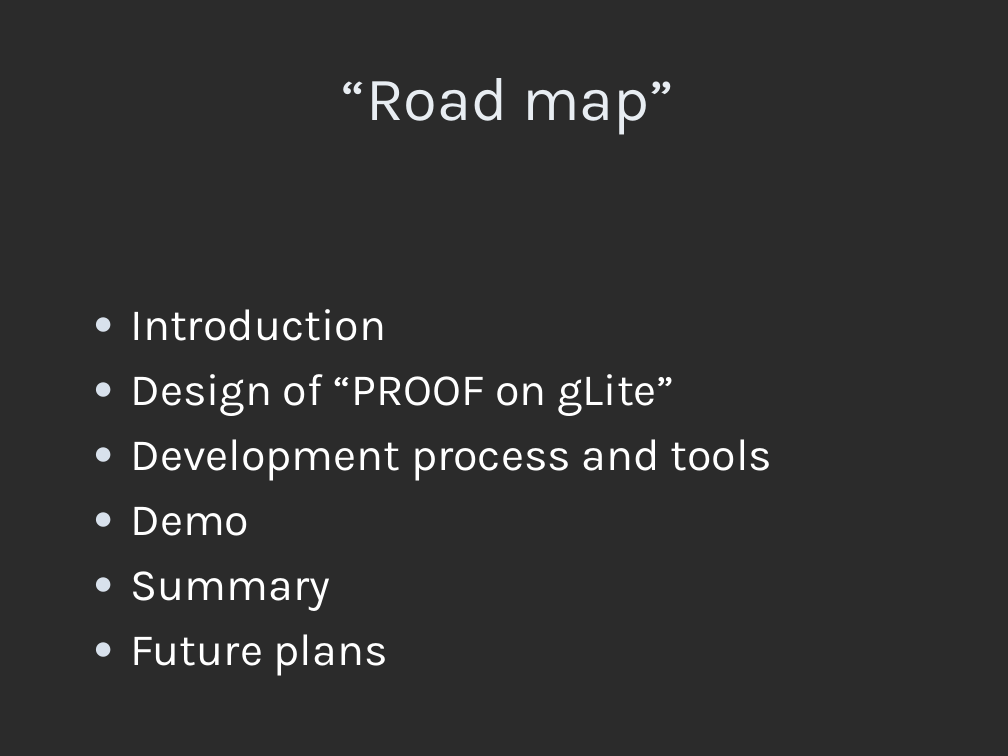
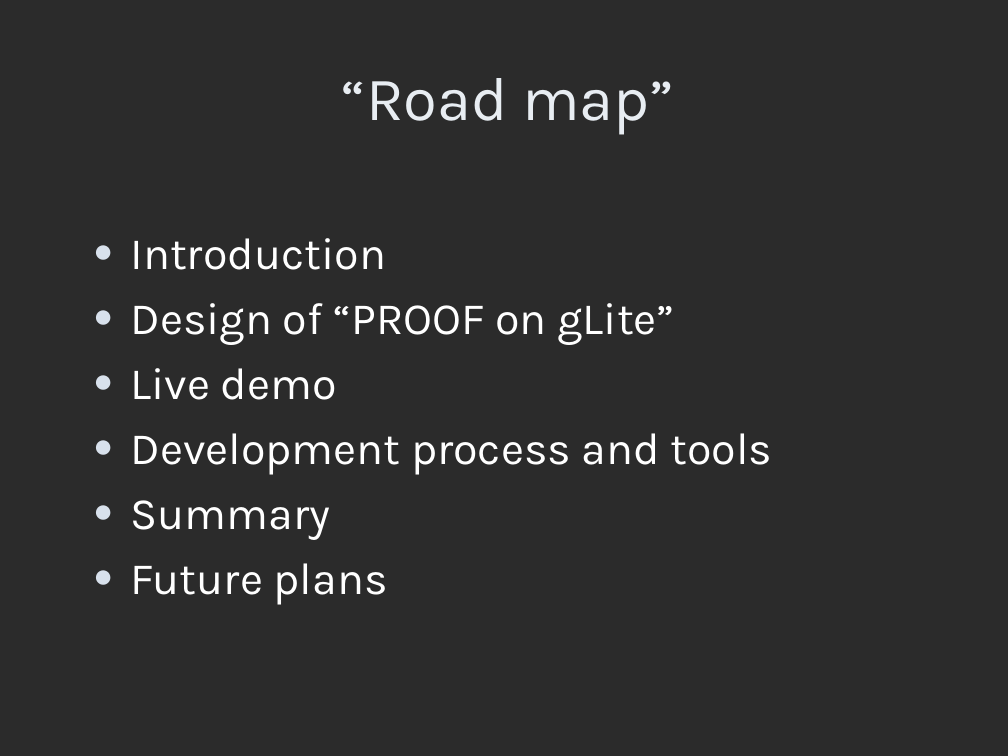
Before and after one commit to AnarManafov/PoDDocumentation, a slide deck: slide 2 of HEPCG-Workshops/2007-Jun/HEPCG-Workshops-2007-Jun(GSI).ppt. Drawn at 1008x756 pixels with LibreOffice and Linux fonts; fonts in the diff are those of the drawing; background and template pictures are left out; a plain dark background stands for a picture behind light text. Boxes give left, top, right and bottom in pixels: in the first picture for what was removed or moved away, otherwise in the second. Text is boxed around its words. In the diff, an @@ line names an element or a change of style, - is before the commit and + after.

```diff
--- a/HEPCG-Workshops/2007-Jun/HEPCG-Workshops-2007-Jun(GSI).ppt
+++ b/HEPCG-Workshops/2007-Jun/HEPCG-Workshops-2007-Jun(GSI).ppt
@@ text "Introduction": place and size @@
-text "Introduction" at (130,309,773,676)
+text "Introduction" at (130,238,773,605)
@@ text at (130,368,337,400): paragraph added @@
+● Live demo
@@ text at (130,507,249,536): paragraph removed @@
-● Demo
```
Also in this commit, not shown: 3 other slides changed, 1 slide added.
